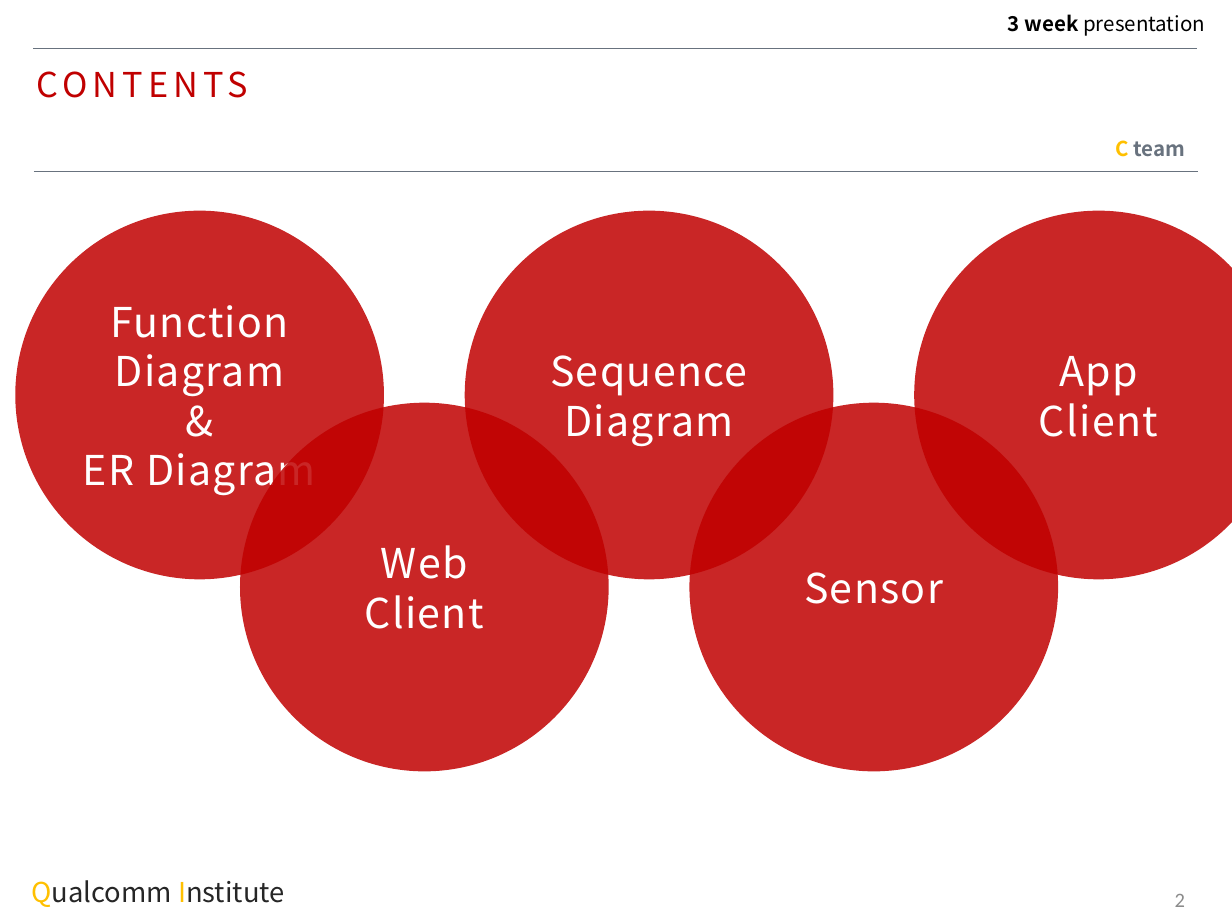
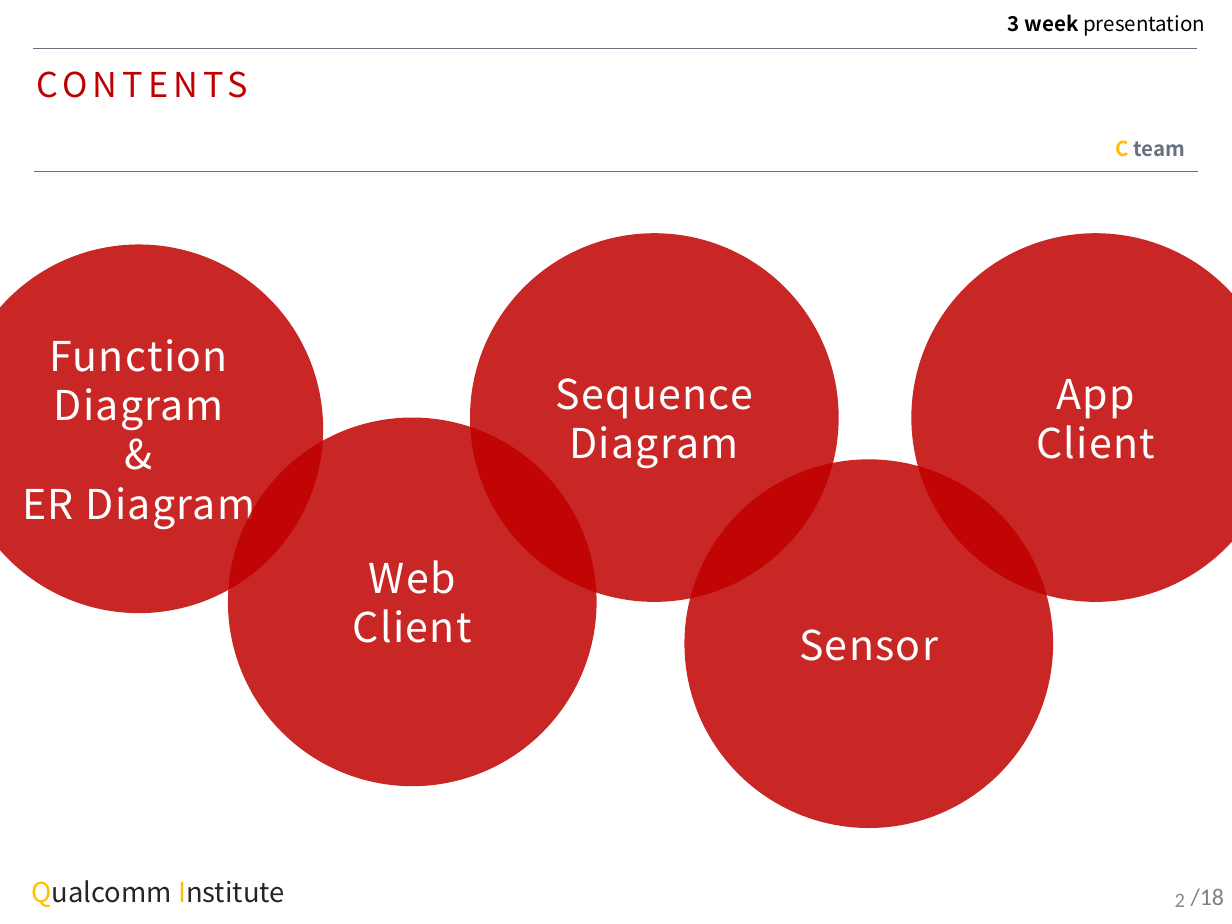
Before and after one commit to MAENGSOOHOON/summer2017IoT, a slide deck: slide 2 of 3week/ppt/3week.pptx. Drawn at 1232x924 pixels with LibreOffice and Linux fonts; fonts in the diff are those of the drawing. Boxes give left, top, right and bottom in pixels: in the first picture for what was removed or moved away, otherwise in the second. Text is boxed around its words. In the diff, an @@ line names an element or a change of style, - is before the commit and + after.

```diff
--- a/3week/ppt/3week.pptx
+++ b/3week/ppt/3week.pptx
@@ ellipse "Sequence": place and size @@
-ellipse "Sequence" at bbox=[464, 211, 833, 579]
+ellipse "Sequence" at bbox=[471, 233, 839, 601]
@@ ellipse "App": place and size @@
-ellipse "App" at bbox=[914, 211, 1232, 579]
+ellipse "App" at bbox=[912, 233, 1232, 601]
@@ ellipse "Function": place and size @@
-ellipse "Function" at bbox=[15, 211, 383, 579]
+ellipse "Function" at bbox=[0, 244, 323, 612]
@@ ellipse "Web": place and size @@
-ellipse "Web" at bbox=[240, 403, 609, 771]
+ellipse "Web" at bbox=[228, 418, 596, 786]
@@ ellipse "Sensor": place and size @@
-ellipse "Sensor" at bbox=[690, 403, 1058, 771]
+ellipse "Sensor" at bbox=[685, 460, 1053, 828]
@@ text added at bbox=[1191, 888, 1225, 906], 14 pt, text #808080 @@
+/18
```
Also in this commit, not shown: 13 other slides changed, 4 slides added, 5 slides removed, 2 other files.
